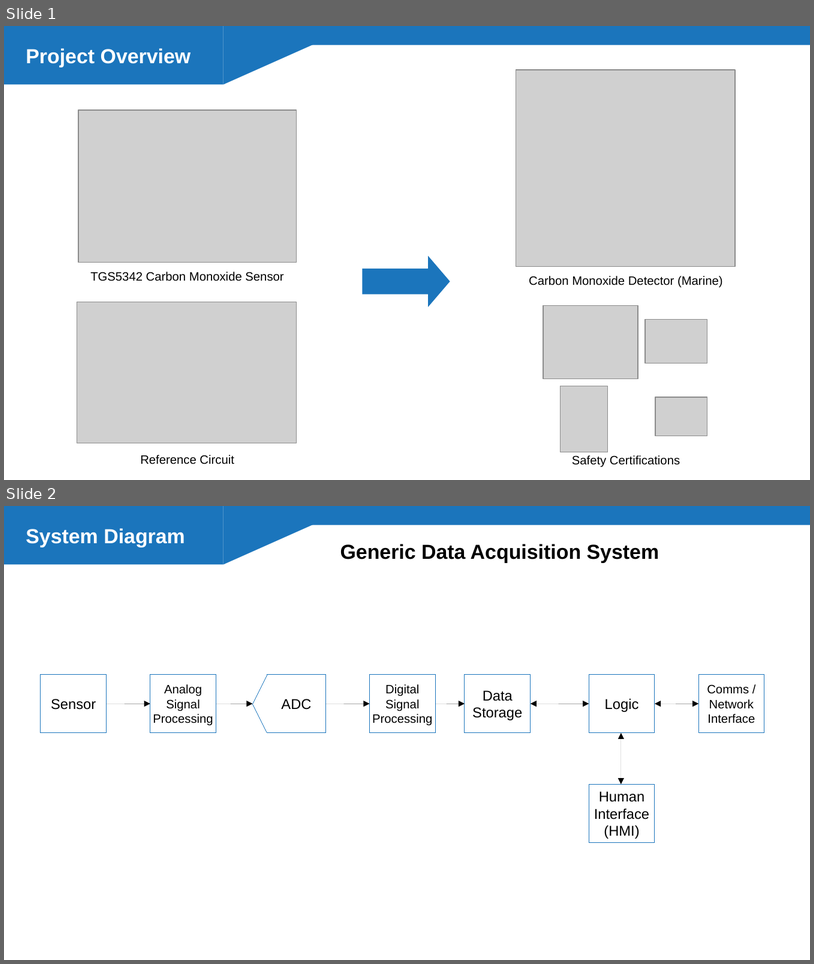
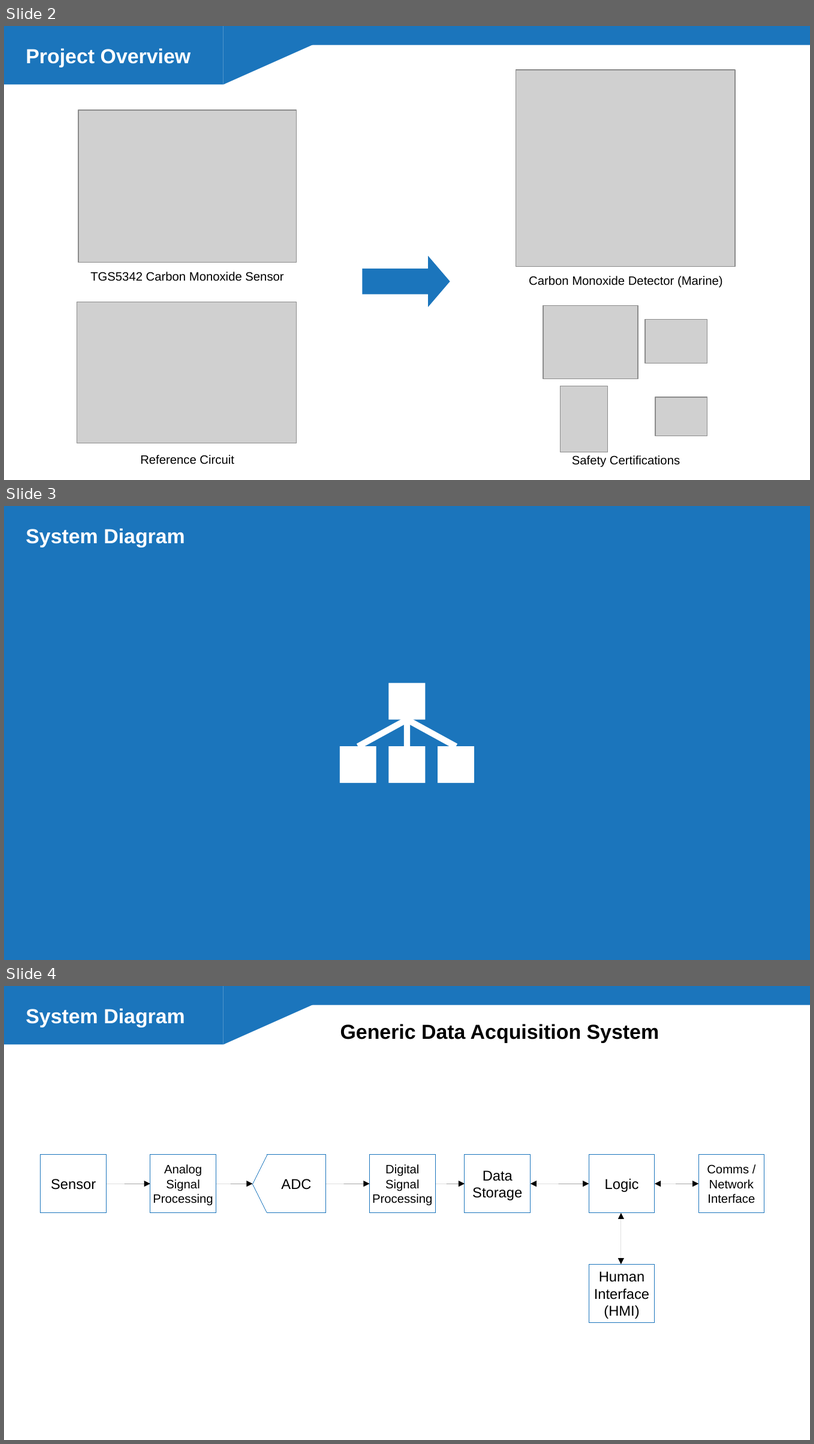
Before and after one commit to g-i-wilson/SEL-presentation, a slide deck: pres.odp. Shown one above the other, each under a label of ours: slides 1 and 2 before the commit, slides 2, 3 and 4 after it. The pictures are 814x964 and 814x1444 pixels, drawn with LibreOffice and Linux fonts; fonts in the diff are those of the drawing; grey boxes stand for pictures. Boxes give left, top, right and bottom in pixels: in the first picture for what was removed or moved away, otherwise in the second. Text is boxed around its words. In the diff, an @@ line names an element or a change of style, - is before the commit and + after.

```diff
--- a/pres.odp
+++ b/pres.odp
@@ slide 3 added at bbox=[4, 506, 810, 960], background #FFFFFF; not listed: 3 template elements that a slide beside it also shows @@
@@ rectangle added at bbox=[4, 506, 810, 960], fill #1B75BC @@
@@ text added at bbox=[26, 528, 185, 547], 20 pt, text #FFFFFF, bold @@
+System Diagram
@@ group added at bbox=[340, 683, 474, 783]: 4 rectangles, 3 lines @@
@@ what was slide 1 is now slide 2 @@
@@ what was slide 2 is now slide 4 @@
```
Also in this commit, not shown: 1 slide changed, 10 other slides added, 3 other files.
